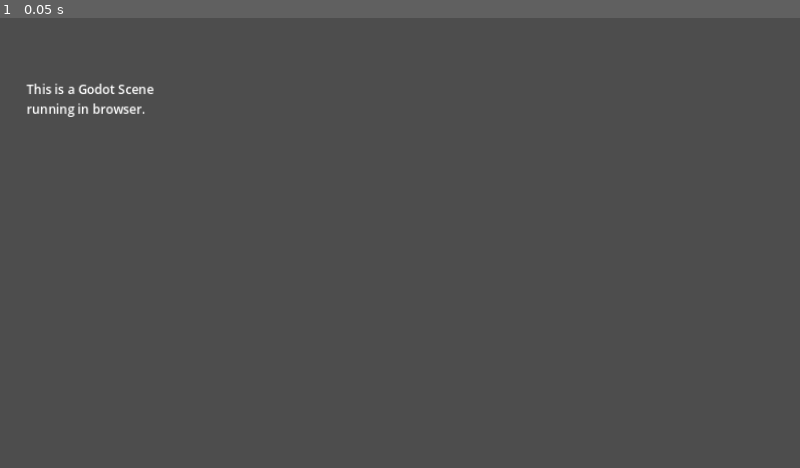
Above: before the commit, frame 1.
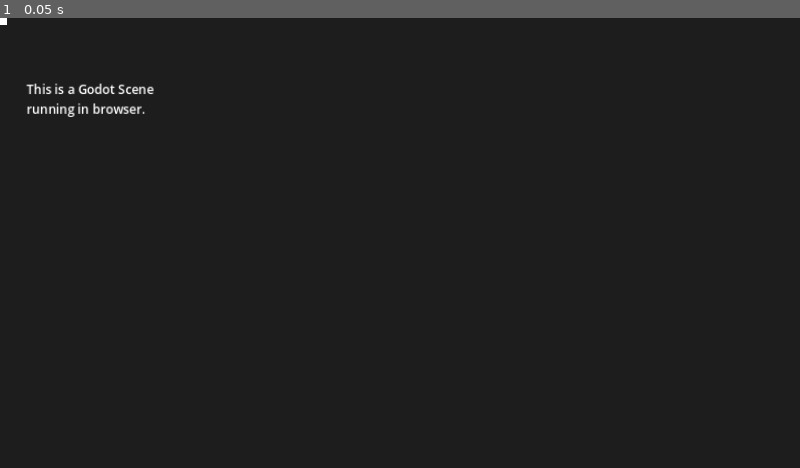
Above: after the commit, the same moment.

Repository: jsrco/croplike
Game: Godot game, scene res://main.tscn
Two runs of this game, one before a commit and one after it. Both use one fixed random seed, a clock stepped at 60 frames per second and the inputs below.
Inputs:
- Up to frame 1 (0.05 s): no input

The runs differ from the first frame. In frame 1, 100% of the frame differs, in the area x 0-100%, y 0-100%.

Commit message:
small movement addition

Diff:
--- /dev/null
+++ b/src/scripts/godot/main.gd
@@ -0,0 +1,12 @@
+extends Node
+
+
+# Called when the node enters the scene tree for the first time.
+func _ready():
+	pass # Replace with function body.
+
+
+# Called every frame. 'delta' is the elapsed time since the previous frame.
+func _process(delta):
+	if Input.is_action_pressed("close_game"):
+		get_tree().quit()
--- a/src/scripts/godot/main.tscn
+++ b/src/scripts/godot/main.tscn
@@ -1,6 +1,15 @@
-[gd_scene format=3 uid="uid://h03iiiemhten"]
+[gd_scene load_steps=3 format=3 uid="uid://h03iiiemhten"]
+
+[ext_resource type="Script" path="res://main.gd" id="1_nnuw5"]
+[ext_resource type="PackedScene" uid="uid://c81ul1l0w8jvu" path="res://player.tscn" id="2_cgd1x"]
 
 [node name="Main" type="Node"]
+script = ExtResource("1_nnuw5")
+
+[node name="Background" type="ColorRect" parent="."]
+offset_right = 1152.0
+offset_bottom = 648.0
+color = Color(0.113725, 0.113725, 0.113725, 1)
 
 [node name="Label" type="Label" parent="."]
 offset_left = 38.0
@@ -10,3 +19,5 @@
 theme_override_font_sizes/font_size = 18
 text = "This is a Godot Scene running in browser."
 autowrap_mode = 2
+
+[node name="Player" parent="." instance=ExtResource("2_cgd1x")]
--- /dev/null
+++ b/src/scripts/godot/player.gd
@@ -0,0 +1,61 @@
+extends Area2D
+
+var cell_size : int = 10
+var target_position : Vector2 = Vector2.ZERO
+var is_moving : bool = false
+var screen_size : Vector2  # Set your screen size here
+
+func _process(delta):
+	if not is_moving:
+		var new_target_position = target_position  # Store the new target position
+
+		if Input.is_action_pressed("move_right"):
+			new_target_position.x += cell_size
+		elif Input.is_action_pressed("move_left"):
+			new_target_position.x -= cell_size
+		if Input.is_action_pressed("move_down"):
+			new_target_position.y += cell_size
+		elif Input.is_action_pressed("move_up"):
+			new_target_position.y -= cell_size
+		if Input.is_action_pressed("move_downLeft"):
+			new_target_position.y += cell_size
+			new_target_position.x -= cell_size
+		elif Input.is_action_pressed("move_downRight"):
+			new_target_position.y += cell_size
+			new_target_position.x += cell_size
+		if Input.is_action_pressed("move_upLeft"):
+			new_target_position.y -= cell_size
+			new_target_position.x -= cell_size
+		elif Input.is_action_pressed("move_upRight"):
+			new_target_position.y -= cell_size
+			new_target_position.x += cell_size
+
+		# Check if the new target position is within screen boundaries
+		if new_target_position.x >= 0 and new_target_position.x < screen_size.x and new_target_position.y >= 0 and new_target_position.y < screen_size.y:
+			target_position = new_target_position
+			is_moving = true
+
+	# Check if the character is moving
+	if is_moving:
+		# Move towards the target position by 1 unit in each frame
+		position.x += sign(target_position.x - position.x)
+		position.y += sign(target_position.y - position.y)
+
+		# Check if the character has reached the target position
+		if position == target_position:
+			is_moving = false
+
+# Called when the node enters the scene tree for the first time.
+func _ready():
+	var viewport_size = get_viewport_rect().size
+	screen_size.x = viewport_size.x - fmod(viewport_size.x, cell_size)
+	screen_size.y = viewport_size.y - fmod(viewport_size.y, cell_size)
+
+# Helper function to get the sign of a number
+func sign(x):
+	if x > 0:
+		return 1
+	elif x < 0:
+		return -1
+	else:
+		return 0
--- /dev/null
+++ b/src/scripts/godot/player.tscn
@@ -0,0 +1,18 @@
+[gd_scene load_steps=3 format=3 uid="uid://c81ul1l0w8jvu"]
+
+[ext_resource type="Script" path="res://player.gd" id="1_k83uw"]
+
+[sub_resource type="RectangleShape2D" id="RectangleShape2D_17g72"]
+size = Vector2(10, 10)
+
+[node name="Player" type="Area2D"]
+script = ExtResource("1_k83uw")
+metadata/_edit_group_ = true
+
+[node name="ColorRect" type="ColorRect" parent="."]
+offset_right = 10.0
+offset_bottom = 10.0
+
+[node name="CollisionShape2D" type="CollisionShape2D" parent="."]
+position = Vector2(5, 5)
+shape = SubResource("RectangleShape2D_17g72")
--- a/src/scripts/godot/project.godot
+++ b/src/scripts/godot/project.godot
@@ -17,8 +17,60 @@
 
 [display]
 
-window/size/mode=4
+window/size/resizable=false
 window/stretch/mode="canvas_items"
+
+[input]
+
+move_down={
+"deadzone": 0.5,
+"events": [Object(InputEventKey,"resource_local_to_scene":false,"resource_name":"","device":-1,"window_id":0,"alt_pressed":false,"shift_pressed":false,"ctrl_pressed":false,"meta_pressed":false,"pressed":false,"keycode":0,"physical_keycode":4194322,"key_label":0,"unicode":0,"echo":false,"script":null)
+, Object(InputEventKey,"resource_local_to_scene":false,"resource_name":"","device":-1,"window_id":0,"alt_pressed":false,"shift_pressed":false,"ctrl_pressed":false,"meta_pressed":false,"pressed":false,"keycode":0,"physical_keycode":4194440,"key_label":0,"unicode":50,"echo":false,"script":null)
+]
+}
+move_left={
+"deadzone": 0.5,
+"events": [Object(InputEventKey,"resource_local_to_scene":false,"resource_name":"","device":-1,"window_id":0,"alt_pressed":false,"shift_pressed":false,"ctrl_pressed":false,"meta_pressed":false,"pressed":false,"keycode":0,"physical_keycode":4194319,"key_label":0,"unicode":0,"echo":false,"script":null)
+, Object(InputEventKey,"resource_local_to_scene":false,"resource_name":"","device":-1,"window_id":0,"alt_pressed":false,"shift_pressed":false,"ctrl_pressed":false,"meta_pressed":false,"pressed":false,"keycode":0,"physical_keycode":4194442,"key_label":0,"unicode":52,"echo":false,"script":null)
+]
+}
+move_right={
+"deadzone": 0.5,
+"events": [Object(InputEventKey,"resource_local_to_scene":false,"resource_name":"","device":-1,"window_id":0,"alt_pressed":false,"shift_pressed":false,"ctrl_pressed":false,"meta_pressed":false,"pressed":false,"keycode":0,"physical_keycode":4194321,"key_label":0,"unicode":0,"echo":false,"script":null)
+, Object(InputEventKey,"resource_local_to_scene":false,"resource_name":"","device":-1,"window_id":0,"alt_pressed":false,"shift_pressed":false,"ctrl_pressed":false,"meta_pressed":false,"pressed":false,"keycode":0,"physical_keycode":4194444,"key_label":0,"unicode":54,"echo":false,"script":null)
+]
+}
+move_up={
+"deadzone": 0.5,
+"events": [Object(InputEventKey,"resource_local_to_scene":false,"resource_name":"","device":-1,"window_id":0,"alt_pressed":false,"shift_pressed":false,"ctrl_pressed":false,"meta_pressed":false,"pressed":false,"keycode":0,"physical_keycode":4194320,"key_label":0,"unicode":0,"echo":false,"script":null)
+, Object(InputEventKey,"resource_local_to_scene":false,"resource_name":"","device":-1,"window_id":0,"alt_pressed":false,"shift_pressed":false,"ctrl_pressed":false,"meta_pressed":false,"pressed":false,"keycode":0,"physical_keycode":4194446,"key_label":0,"unicode":56,"echo":false,"script":null)
+]
+}
+close_game={
+"deadzone": 0.5,
+"events": [Object(InputEventKey,"resource_local_to_scene":false,"resource_name":"","device":-1,"window_id":0,"alt_pressed":false,"shift_pressed":false,"ctrl_pressed":false,"meta_pressed":false,"pressed":false,"keycode":0,"physical_keycode":4194305,"key_label":0,"unicode":0,"echo":false,"script":null)
+]
+}
+move_downLeft={
+"deadzone": 0.5,
+"events": [Object(InputEventKey,"resource_local_to_scene":false,"resource_name":"","device":-1,"window_id":0,"alt_pressed":false,"shift_pressed":false,"ctrl_pressed":false,"meta_pressed":false,"pressed":false,"keycode":0,"physical_keycode":4194439,"key_label":0,"unicode":49,"echo":false,"script":null)
+]
+}
+move_downRight={
+"deadzone": 0.5,
+"events": [Object(InputEventKey,"resource_local_to_scene":false,"resource_name":"","device":-1,"window_id":0,"alt_pressed":false,"shift_pressed":false,"ctrl_pressed":false,"meta_pressed":false,"pressed":false,"keycode":0,"physical_keycode":4194441,"key_label":0,"unicode":51,"echo":false,"script":null)
+]
+}
+move_upLeft={
+"deadzone": 0.5,
+"events": [Object(InputEventKey,"resource_local_to_scene":false,"resource_name":"","device":-1,"window_id":0,"alt_pressed":false,"shift_pressed":false,"ctrl_pressed":false,"meta_pressed":false,"pressed":false,"keycode":0,"physical_keycode":4194445,"key_label":0,"unicode":55,"echo":false,"script":null)
+]
+}
+move_upRight={
+"deadzone": 0.5,
+"events": [Object(InputEventKey,"resource_local_to_scene":false,"resource_name":"","device":-1,"window_id":0,"alt_pressed":false,"shift_pressed":false,"ctrl_pressed":false,"meta_pressed":false,"pressed":false,"keycode":0,"physical_keycode":4194447,"key_label":0,"unicode":57,"echo":false,"script":null)
+]
+}
 
 [rendering]
 
